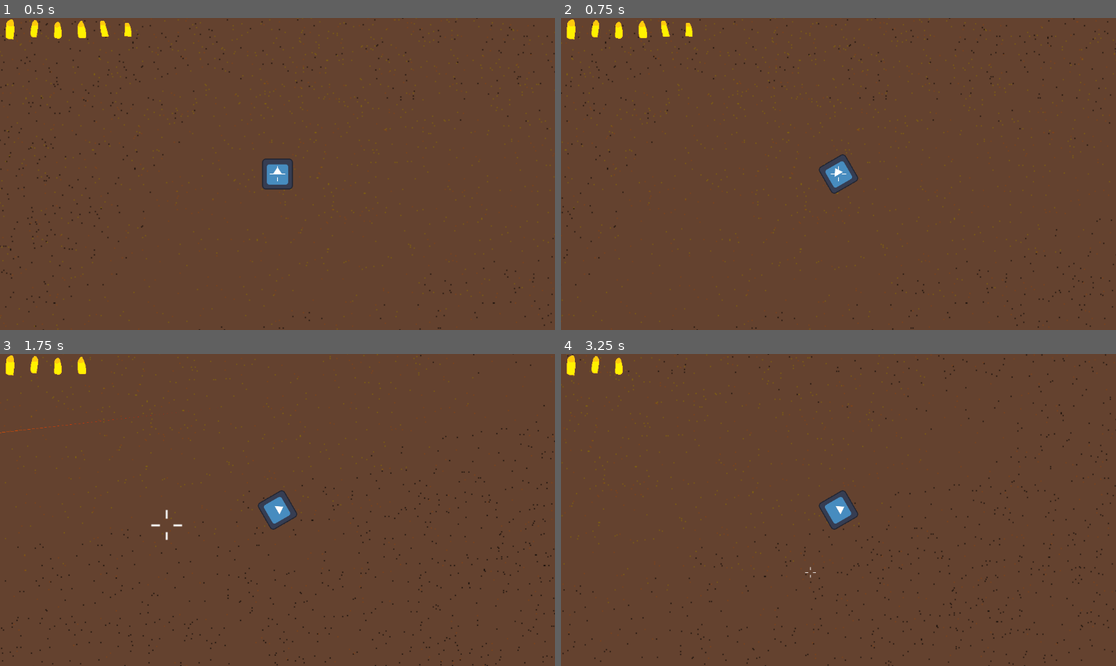
Above: before the commit, frames 1-4 (two rows, left to right).
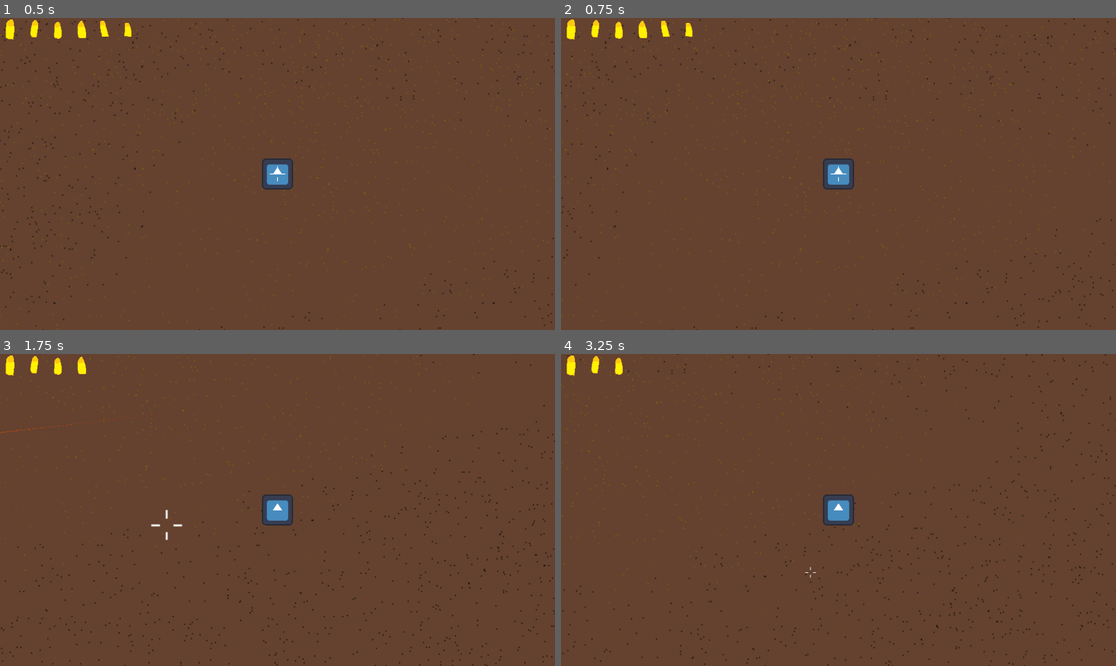
Above: after the commit, the same moments.

Repository: Niimphu/quickdraw
Game: Godot game, scene res://test.tscn
Same seed, same stepped clock (60 frames per second), same inputs: the game is played once before the commit and once after it. The engine's default icon, where the game draws it, is replaced by a stand-in: a white triangle on a blue panel in a dark square.
Inputs (mouse positions are in pixels of both pictures, inside the frame that each line leads up to):
- Up to frame 1 (0.5 s): no input
- Up to frame 2 (0.75 s): tap Enter at 0.5 s; hold D (right) from 0.53 s (still down); hold Space (roll) from 0.53 s (still down)
- Up to frame 3 (1.75 s): click (277, 510) at 0.8 s; move the mouse to (166, 525) at 1.27 s; release D (right) at 1.28 s; release Space (roll) at 1.28 s; hold S (down) from 1.28 s (still down); click (166, 525) at 1.35 s; tap Space (roll) at 1.55 s
- Up to frame 4 (3.25 s): move the mouse to (894, 441) at 2.02 s; release S (down) at 2.03 s; hold D (right) 2.03-2.78 s; hold Space (roll) 2.03-2.78 s; click (894, 441) at 2.3 s; move the mouse to (810, 572) at 2.77 s; hold W (up) from 2.78 s (still down); tap Mouse wheel down (scroll_down) at 2.85 s; tap Space (roll) at 3.05 s

Frame 1 is identical in both runs. In frame 2, 0.3% of the frame differs, in the area x 46-54%, y 43-57%; in frame 3, 0.3%; in frame 4, 0.3%.

Commit message:
roll direction, no rolling when shooting

Diff:
--- a/player.gd
+++ b/player.gd
@@ -73,6 +73,8 @@
 
 
 func shoot_gun() -> void:
+	if rolling:
+		return
 	var ignore_delay: bool = charged_bullets
 	if Gun.shoot(global_position, get_bullet_direction(), ignore_delay) == 0:
 		if charged_bullets > 0:
@@ -114,7 +116,7 @@
 	RollTime.start()
 
 	var tween := get_tree().create_tween()
-	var roll_direction: int
+	var roll_direction := direction.x
 	if direction.x > 0:
 		roll_direction = 360
 	elif direction.x < 0:
@@ -123,7 +125,7 @@
 		roll_direction = 360
 	else:
 		roll_direction = -360
-	tween.tween_property(Sprite, "rotation_degrees", roll_direction, 0.2)
+	tween.tween_property(Sprite, "rotation_degrees", roll_direction, 0.15)
 	await tween.finished
 	Sprite.rotation = 0
 
